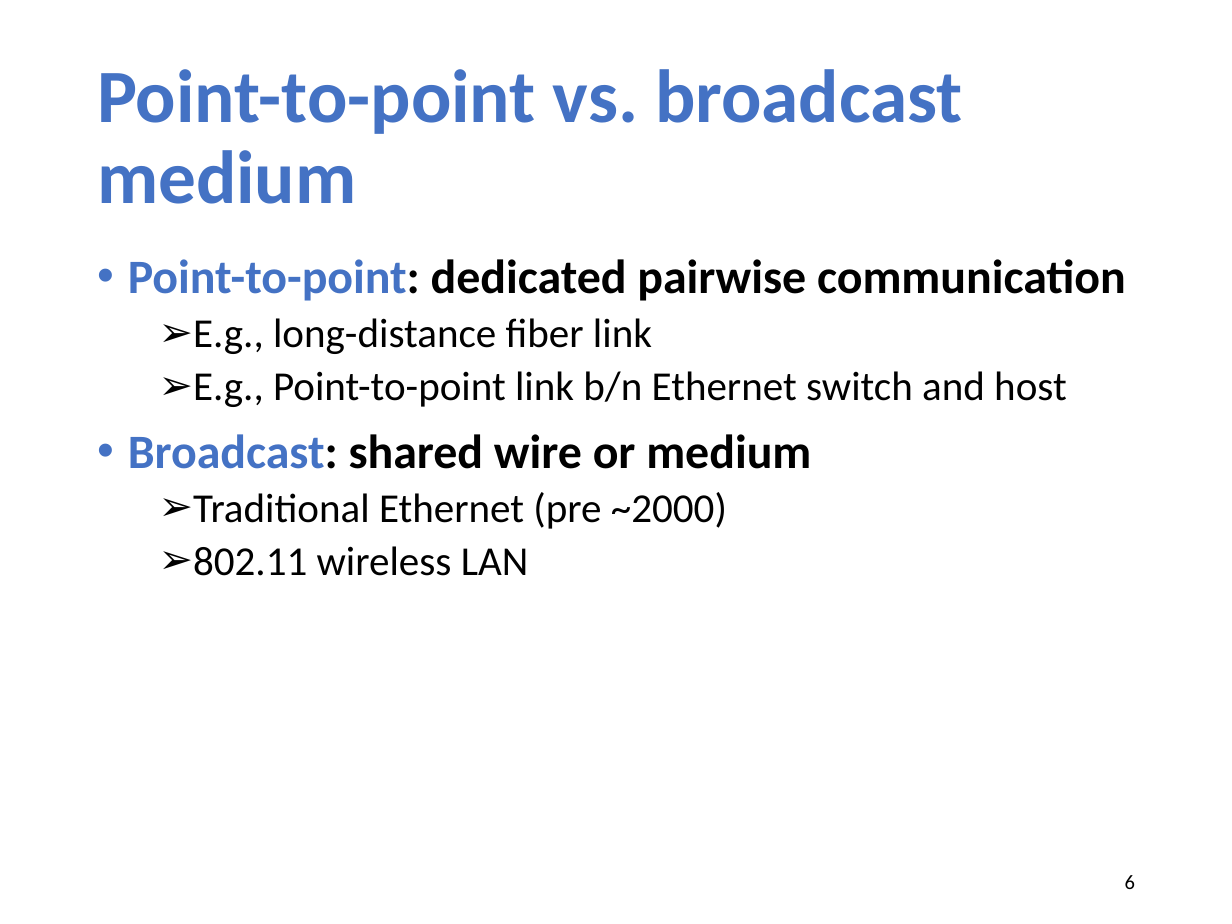
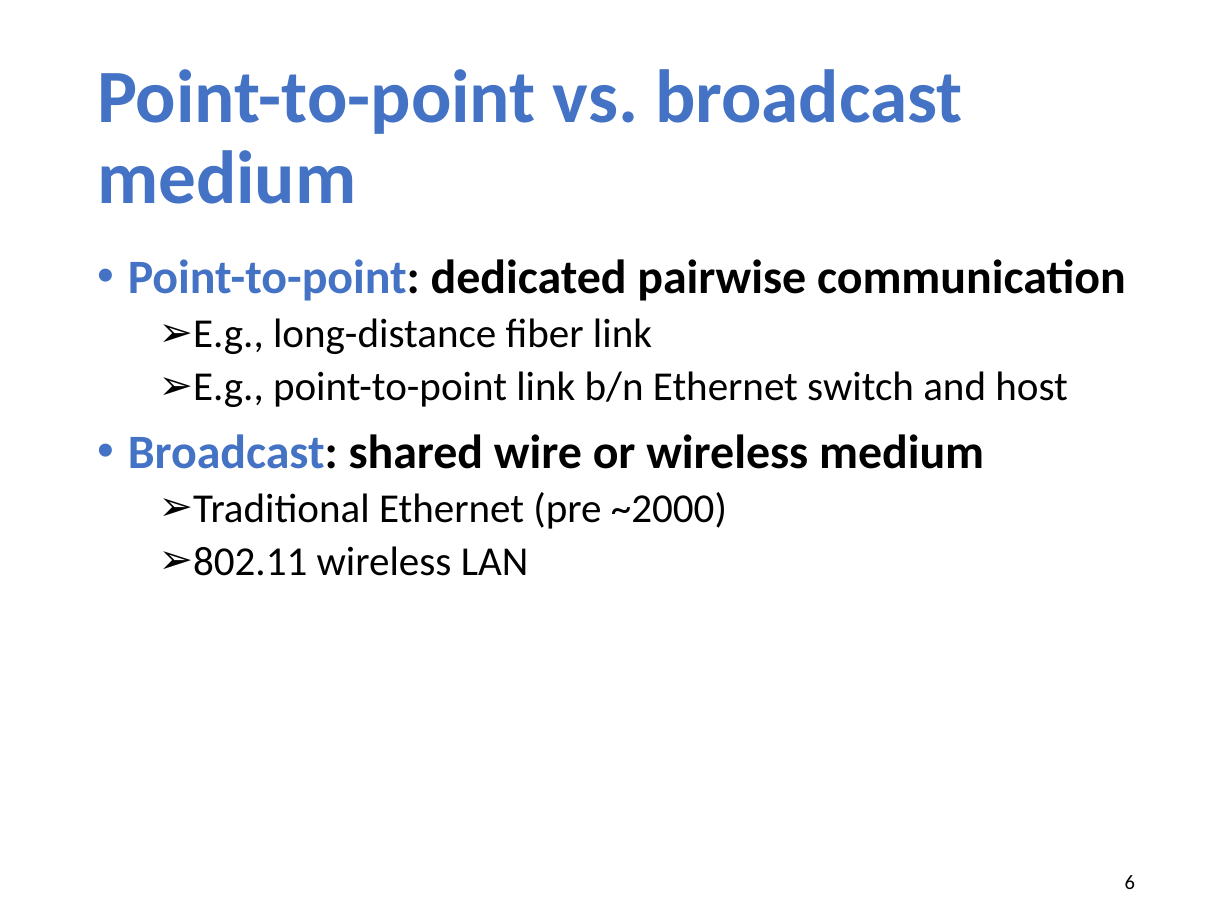
Before and after one commit to xinjin/course-net, a slide deck: slide 6 of slides/lec17_link.pptx. Drawn at 1232x924 pixels with LibreOffice and Linux fonts; fonts in the diff are those of the drawing. Boxes give left, top, right and bottom in pixels: in the first picture for what was removed or moved away, otherwise in the second. Text is boxed around its words. In the diff, an @@ line names an element or a change of style, - is before the commit and + after.

```diff
--- a/slides/lec17_link.pptx
+++ b/slides/lec17_link.pptx
@@ text at [128,371,1068,469]: text changed @@
-  ➢ E.g., Point-to-point link b/n Ethernet switch and host
-• Broadcast: shared wire or medium
+  ➢ E.g., point-to-point link b/n Ethernet switch and host
+• Broadcast: shared wire or wireless medium
```
Also in this commit, not shown: 1 other slide changed, 1 other file.
